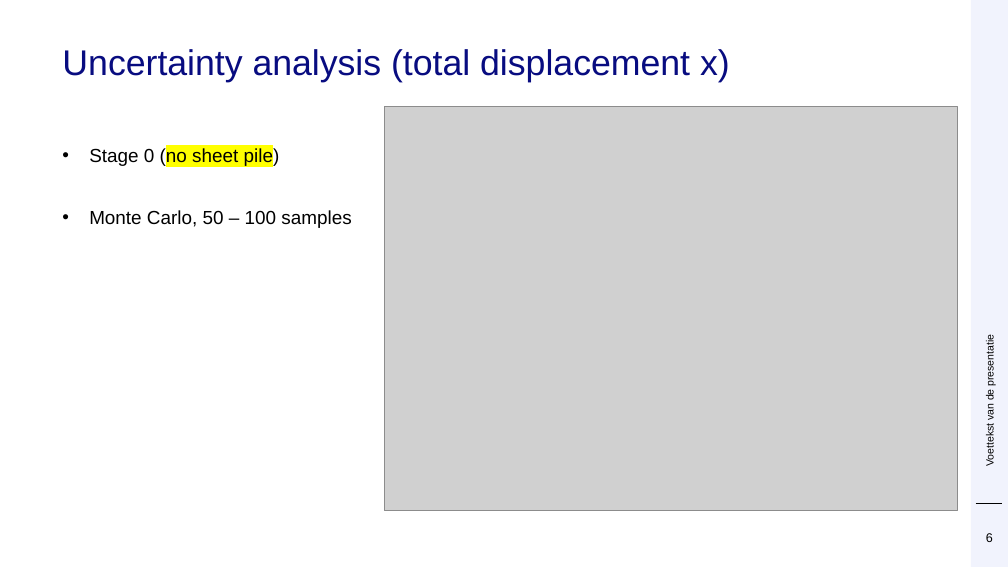
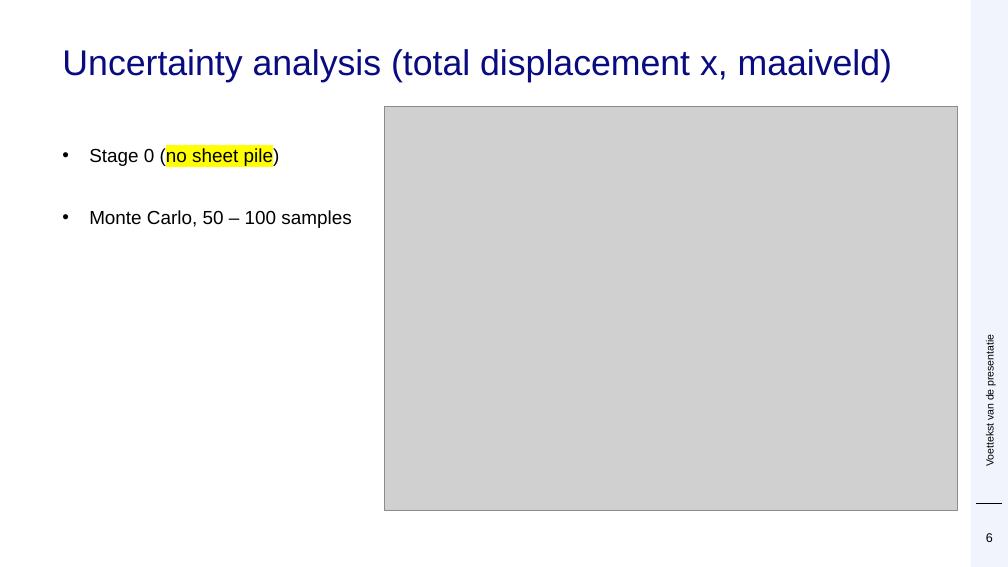
Before and after one commit to Deltares/ProbabilisticLibrary, a slide deck: slide 6 of sources/Deltares.Probabilistic.PWrapper.Examples/kratos/Sheet pile.pptx. Drawn at 1008x567 pixels with LibreOffice and Linux fonts; fonts in the diff are those of the drawing; grey boxes stand for pictures; background and template pictures are left out. Boxes give left, top, right and bottom in pixels: in the first picture for what was removed or moved away, otherwise in the second. Text is boxed around its words. In the diff, an @@ line names an element or a change of style, - is before the commit and + after.

```diff
--- a/sources/Deltares.Probabilistic.PWrapper.Examples/kratos/Sheet pile.pptx
+++ b/sources/Deltares.Probabilistic.PWrapper.Examples/kratos/Sheet pile.pptx
@@ title at [62,49,892,82]: text changed @@
-Uncertainty analysis (total displacement x)
+Uncertainty analysis (total displacement x, maaiveld)
```
Also in this commit, not shown: 12 other slides changed, 1 slide removed.
